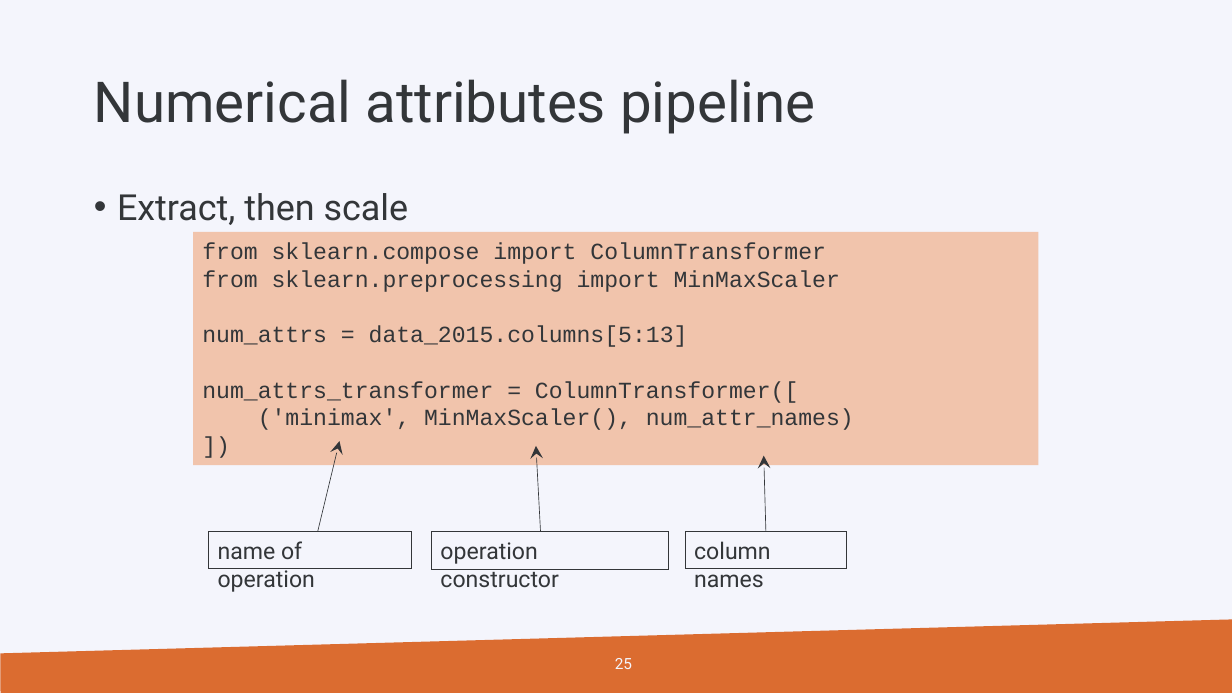
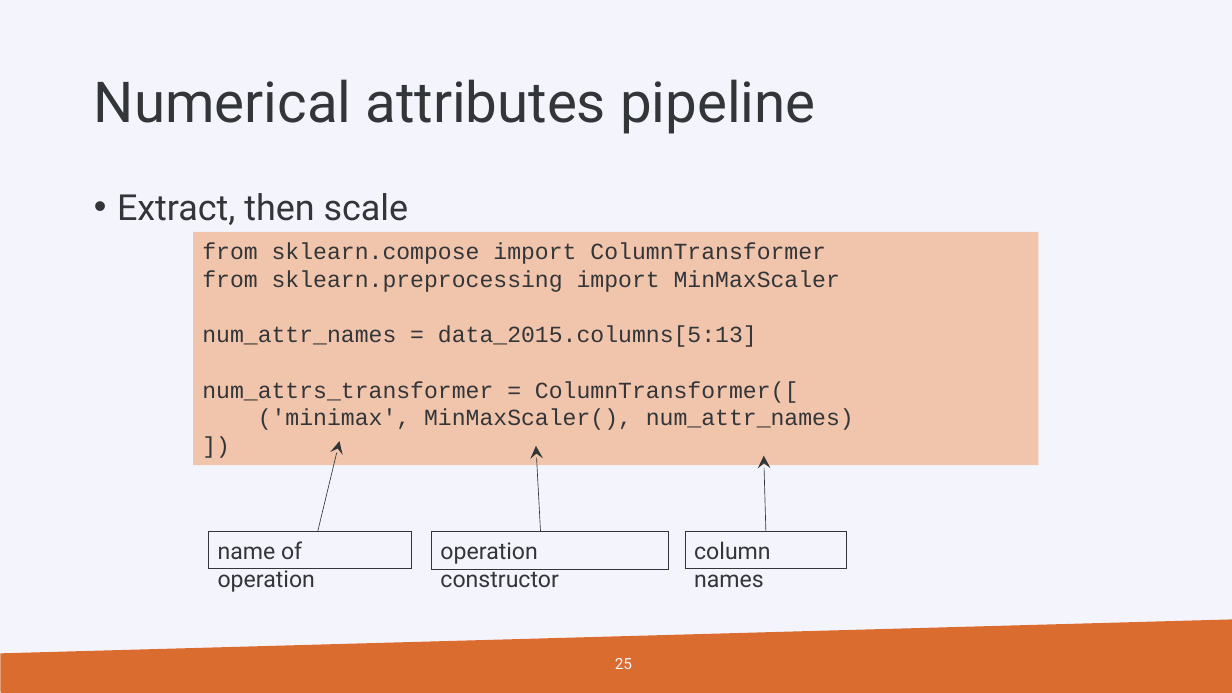
Before and after one commit to gjbex/Machine-learning-with-Python, a slide deck: slide 25 of python_for_machine_learning.pptx. Drawn at 1232x693 pixels with LibreOffice and Linux fonts; fonts in the diff are those of the drawing; background and template pictures are left out. Boxes give left, top, right and bottom in pixels: in the first picture for what was removed or moved away, otherwise in the second. Text is boxed around its words. In the diff, an @@ line names an element or a change of style, - is before the commit and + after.

Commit message:
Fix typo

```diff
--- a/python_for_machine_learning.pptx
+++ b/python_for_machine_learning.pptx
@@ text in rectangle at (202, 325, 757, 347): text changed @@
-num_attrs = data_2015.columns[5:13]
+num_attr_names = data_2015.columns[5:13]
```
